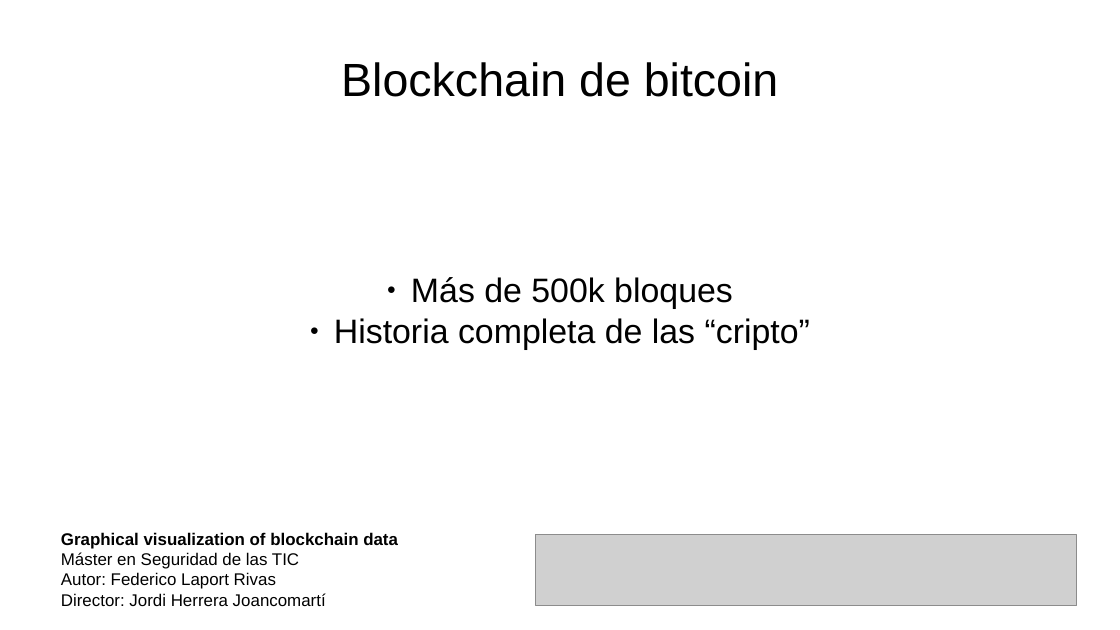
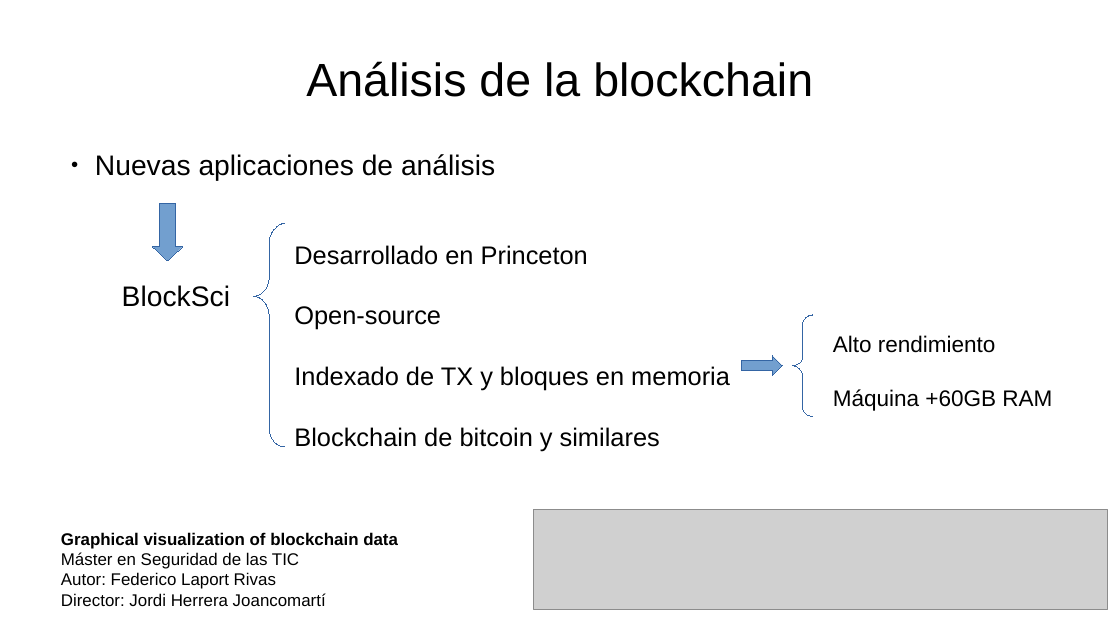
Before and after one commit to acrowise/chainplots, a slide deck: slide 3 of tfm_presentacion.odp (slide 4 before the commit). Drawn at 1120x630 pixels with LibreOffice and Linux fonts; fonts in the diff are those of the drawing; grey boxes stand for pictures. Boxes give left, top, right and bottom in pixels: in the first picture for what was removed or moved away, otherwise in the second. Text is boxed around its words. In the diff, an @@ line names an element or a change of style, - is before the commit and + after.

Commit message:
presentacion

```diff
--- a/tfm_presentacion.odp
+++ b/tfm_presentacion.odp
@@ title at [306, 61, 813, 97]: text changed @@
-Blockchain de bitcoin
+Análisis de la blockchain
@@ text added at [95, 154, 495, 181], 20 pt, text #000000 @@
+● Nuevas aplicaciones de análisis
@@ down arrow added at [152, 203, 183, 261], fill #729FCF, outline #3465A4 0 pt @@
@@ freeform shape added at [254, 224, 285, 447], outline #3465A4 0 pt @@
@@ text added at [294, 245, 730, 452], 18 pt, text #000000 @@
+Desarrollado en Princeton
+Open-source
+Indexado de TX y bloques en memoria
+Blockchain de bitcoin y similares
@@ text added at [122, 285, 230, 307], 20 pt, text #000000 @@
+BlockSci
@@ subtitle removed at [334, 277, 810, 350] @@
-● Más de 500k bloques
-● Historia completa de las “cripto”
@@ freeform shape added at [793, 315, 813, 417], outline #3465A4 0 pt @@
@@ right arrow added at [742, 356, 783, 376], fill #729FCF, outline #3465A4 0 pt @@
@@ text added at [833, 335, 1052, 411], 16 pt, text #000000 @@
+Alto rendimiento
+Máquina +60GB RAM
@@ picture: place and size @@
-picture at [536, 536, 1077, 607]
+picture at [534, 510, 1108, 610]
```
Also in this commit, not shown: 14 other slides changed, 2 slides added, 1 other file.
